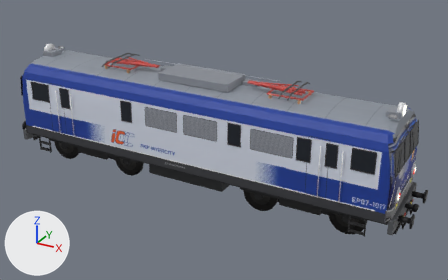
One commit to the glTF model gra/modele/EP07.glb: the scene before it, then after it.
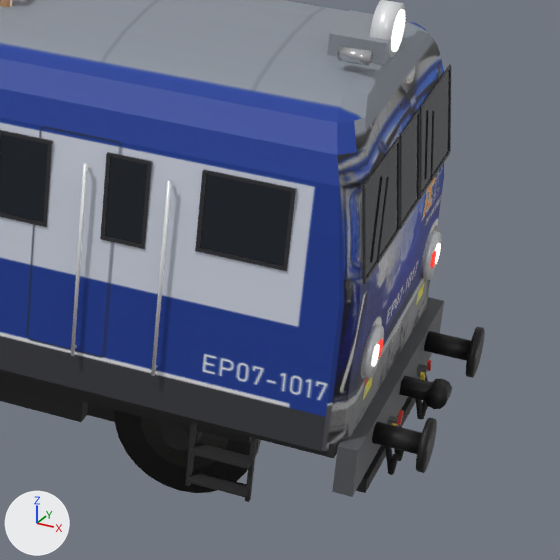
The first picture shows the older version from a camera (50 mm lens) standing at (10.59, -17.58, 10.71) and looking at (0.79, 0.24, 1.8). The close-ups show the older and then the newer version on the part from 66% to 100% of the width and 36% to 90% of the height of that picture. Only the edits that show in the close-ups are written down. The lights are fixed; the arrows at lower left show +X, +Y and +Z. Vertices at exactly the same position are counted once.

The older version as bpy lines, for what is in view:
```python
mat_ep07_pudlo = principled_material('EP07_pudlo')
mat_ep07_pudlo.texture = img_malowanie_f
mat_ep07_pudlo.roughness = 0.6
me_cube_056 = bpy.data.meshes.new('Cube.056')
me_cube_056.from_pydata(...)  # 160 vertices, 240 faces; spans x -7.25..7.25, y -1.5..1.5, z 2.58..3.39
me_cube_056.materials.append(mat_szklo)  # dark grey #272c35
me_cube_057 = bpy.data.meshes.new('Cube.057')
me_cube_057.from_pydata(...)  # 688 vertices, 1056 faces; spans x -7.27..7.27, y -1.51..1.51, z 2.54..3.42
me_cube_057.materials.append(mat_ramka)  # dark grey #303035
me_cylinder_001 = bpy.data.meshes.new('Cylinder.001')
me_cylinder_001.from_pydata(...)  # 448 vertices, 864 faces; spans x -6.43..6.43, y -0.82..0.82, z 0.0..1.25
me_cylinder_001.materials.append(mat_kolo)  # black #2c2b2a
me_pudlo = bpy.data.meshes.new('pudlo')
me_pudlo.from_pydata(...)  # 2039 vertices, 4074 faces; spans x -7.27..7.27, y -1.5..1.5, z 1.13..3.98
me_pudlo.materials.append(mat_ep07_pudlo)  # picture img_malowanie_f
ob_ep07_kolo = bpy.data.objects.new('EP07_kolo', me_cylinder_001)
ob_ep07_kolo.location = (0.0, 0.0, 0.0)
ob_ep07_pudlo = bpy.data.objects.new('EP07_pudlo', me_pudlo)
ob_ep07_pudlo.location = (0.0, 0.0, 0.0)
ob_ep07_ramka = bpy.data.objects.new('EP07_ramka', me_cube_057)
ob_ep07_ramka.location = (0.0, 0.0, 0.0)
ob_ep07_szklo = bpy.data.objects.new('EP07_szklo', me_cube_056)
ob_ep07_szklo.location = (0.0, 0.0, 0.0)
# also in view: 'EP07_rama' at (0.0, 0.0, 0.78); 'EP07_dach' at (0.0, 0.0, 4.11); 'EP07_porecz' at (0.0, 0.0, 2.34); 'EP07_obrecz' at (0.0, 0.0, 0.62); 'EP07_obud' at (0.0, 0.0, 3.0)
```
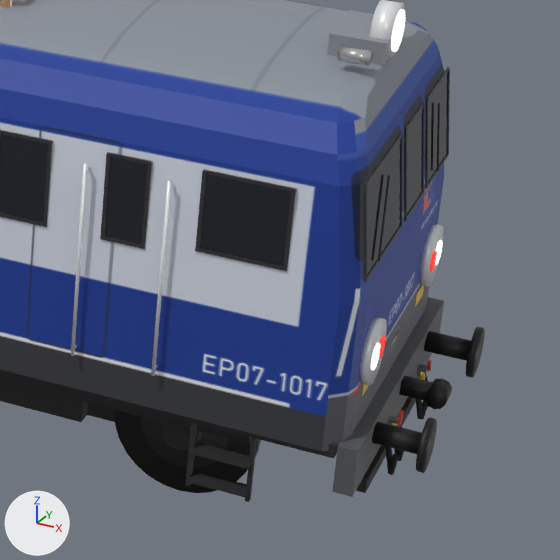
Location of each change, (x1, y1, x2, y2) in pixels of the close-ups (560 x 560 px; the box of a moved part takes in the faces that stretch with it):
'EP07_pudlo', surface changed
    both: (324, 38, 444, 450)
'EP07_szklo', reshaped
    before: (0, 70, 450, 277)
    after: (0, 73, 448, 276)
'EP07_ramka', reshaped
    before: (0, 65, 451, 284)
    after: (0, 67, 450, 282)
part 1 of me_cube_057, moved or reshaped
    before: (363, 229, 399, 284)
    after: (365, 225, 402, 282)
part 2 of me_cube_057, moved or reshaped
    before: (363, 137, 399, 188)
    after: (365, 133, 402, 186)
part 3 of me_cube_057, moved or reshaped
    before: (398, 139, 400, 231)
    after: (401, 135, 403, 227)
part 4 of me_cube_057, moved or reshaped
    before: (400, 199, 419, 229)
    after: (404, 192, 423, 221)
part 5 of me_cube_057, moved or reshaped
    before: (400, 109, 419, 136)
    after: (405, 102, 424, 129)
part 6 of me_cube_057, moved or reshaped
    before: (399, 136, 402, 228)
    after: (404, 129, 407, 220)
part 7 of me_cube_057, moved or reshaped
    before: (418, 110, 420, 200)
    after: (422, 104, 425, 193)
part 8 of me_cube_057, moved or reshaped
    before: (420, 151, 450, 199)
    after: (426, 154, 448, 189)
part 9 of me_cube_057, moved or reshaped
    before: (420, 65, 451, 108)
    after: (426, 67, 449, 99)
part 10 of me_cube_057, moved or reshaped
    before: (419, 108, 422, 198)
    after: (425, 99, 428, 188)
part 11 of me_cube_056, moved or reshaped
    before: (366, 143, 398, 277)
    after: (367, 139, 401, 276)
part 12 of me_cube_056, moved or reshaped
    before: (402, 115, 418, 222)
    after: (407, 108, 423, 214)
part 13 of me_cube_056, moved or reshaped
    before: (421, 70, 450, 193)
    after: (428, 73, 448, 182)

What changed in the scene script:
```text
Add img_malowanie:
    img_malowanie = load_image('malowanie', '_unpacked/malowanie', 4096, 4096, 'sRGB')
Change mat_ep07_pudlo:
    mat_ep07_pudlo.texture: img_malowanie_f -> img_malowanie
Change me_cube_057:
    where me_cube_057.from_pydata(...)  # 688 vertices, 1056 faces; spans x -7.27..7.27, y -1.51..1.51, z 2.54..3.42
    used by ob_ep07_ramka; location = (0.0, 0.0, 0.0)
    me_cube_057 part 1: the loose piece of 8 vertices spanning x 7.25..7.26, y -1.4..-0.36, z 2.6..2.64 is scaled about its middle by (1, 1.05, 1), then moved by (0.0, 0.06, 0.0)
    me_cube_057 part 2: the loose piece of 8 vertices spanning x 7.16..7.18, y -1.4..-0.36, z 3.38..3.42 is scaled about its middle by (1, 1.05, 1), then moved by (0.0, 0.06, 0.0)
    me_cube_057 part 3: the loose piece of 12 vertices spanning x 7.16..7.27, y -0.37..-0.35, z 2.62..3.4 is moved by (0.0, 0.09, 0.0)
    me_cube_057 part 4: the loose piece of 8 vertices spanning x 7.25..7.26, y -0.3..0.3, z 2.6..2.64 is moved by (0.0, 0.16, 0.0)
    me_cube_057 part 5: the loose piece of 8 vertices spanning x 7.16..7.18, y -0.3..0.3, z 3.38..3.42 is moved by (0.0, 0.16, 0.0)
    me_cube_057 part 6: the loose piece of 12 vertices spanning x 7.16..7.27, y -0.31..-0.29, z 2.62..3.4 is moved by (0.0, 0.17, 0.0)
    me_cube_057 part 7: the loose piece of 12 vertices spanning x 7.16..7.27, y 0.29..0.31, z 2.62..3.4 is moved by (0.0, 0.15, 0.0)
    me_cube_057 part 8: the loose piece of 8 vertices spanning x 7.25..7.26, y 0.36..1.4, z 2.6..2.64 is scaled about its middle by (1, 0.731, 1), then moved by (0.0, 0.08, 0.0)
    me_cube_057 part 9: the loose piece of 8 vertices spanning x 7.16..7.18, y 0.36..1.4, z 3.38..3.42 is scaled about its middle by (1, 0.731, 1), then moved by (0.0, 0.08, 0.0)
    me_cube_057 part 10: the loose piece of 12 vertices spanning x 7.16..7.27, y 0.35..0.37, z 2.62..3.4 is moved by (0.0, 0.22, 0.0)
Change me_cube_056:
    where me_cube_056.from_pydata(...)  # 160 vertices, 240 faces; spans x -7.25..7.25, y -1.5..1.5, z 2.58..3.39
    used by ob_ep07_szklo; location = (0.0, 0.0, 0.0)
    me_cube_056 part 11: the loose piece of 8 vertices spanning x 7.16..7.25, y -1.39..-0.37, z 2.63..3.39 is scaled about its middle by (1, 1.05, 1), then moved by (0.0, 0.06, 0.0)
    me_cube_056 part 12: the loose piece of 8 vertices spanning x 7.16..7.25, y -0.29..0.29, z 2.63..3.39 is moved by (0.0, 0.16, 0.0)
    me_cube_056 part 13: the loose piece of 8 vertices spanning x 7.16..7.25, y 0.37..1.39, z 2.63..3.39 is scaled about its middle by (1, 0.725, 1), then moved by (0.0, 0.08, 0.0)
```
